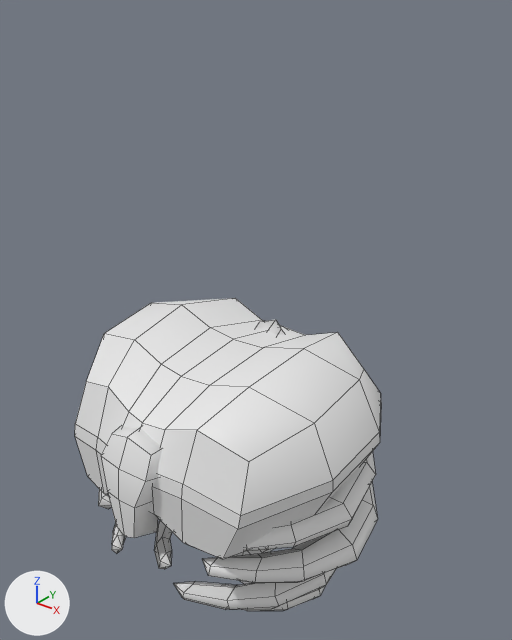
Two versions of the FBX model Assets/DreamChaser/Models/robotbody.fbx, one commit apart.
The view is the same before and after, from a 50 mm lens placed at (0.048, -0.0563, 0.0246), pointed at (0.0015, 0.0018, -0.0115). Every picture has the same lights, and +X, +Y and +Z are marked at lower left. Mesh edges are drawn as thin lines. Materials are left out; every surface is plain grey. Where no turn or scale is listed for an object, it has been applied to the vertices.

The first picture shows 'robotBodyChestplate', 'robotBodyRibs'.
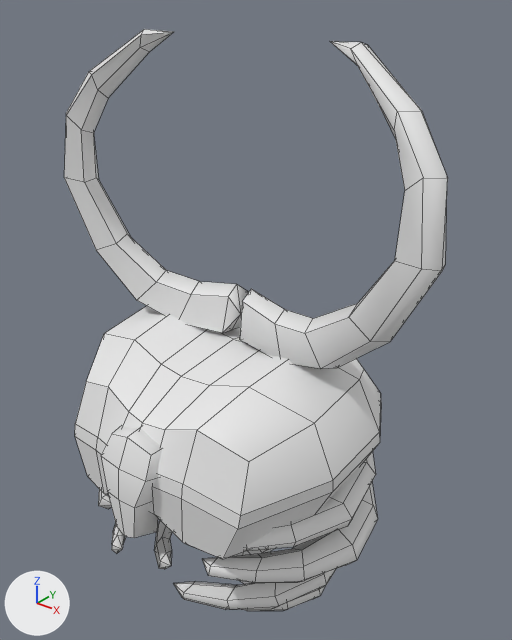
Where the newer file only moved an object's origin or applied its transform, the numbers keep the older frame.

Boxes [x1, y1, x2, y2] around the edits, measured in the pictures (512 x 640 px):
'robotBodyRibsSingle', added: after [64, 29, 448, 369]

Edits to the bpy script that builds the scene:
```text
Add me_mesh_002:
    me_mesh_002.from_pydata(...)  # 100 vertices, 108 faces; spans x -0.0252..0.0252, y -0.004..0.0033, z -0.0139..0.0193
Add ob_robotbodyribssingle:
    ob_robotbodyribssingle = bpy.data.objects.new('robotBodyRibsSingle', me_mesh_002)
    ob_robotbodyribssingle.location = (0.0, 0.0, 0.0)
```
